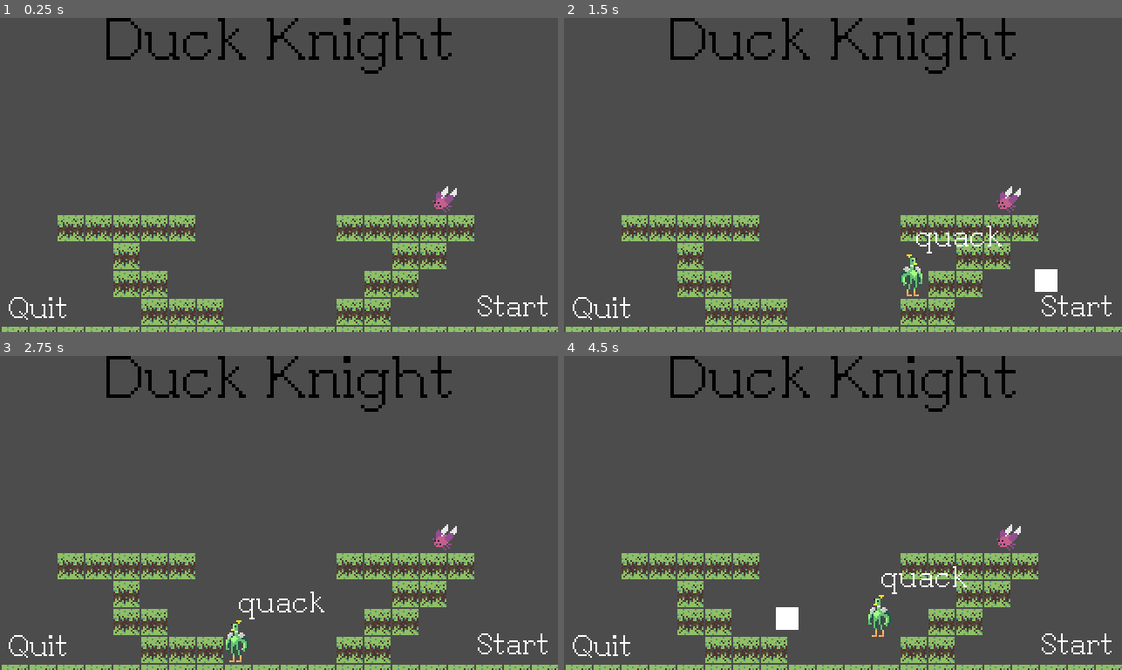
Above: before the commit, frames 1-4 (two rows, left to right).
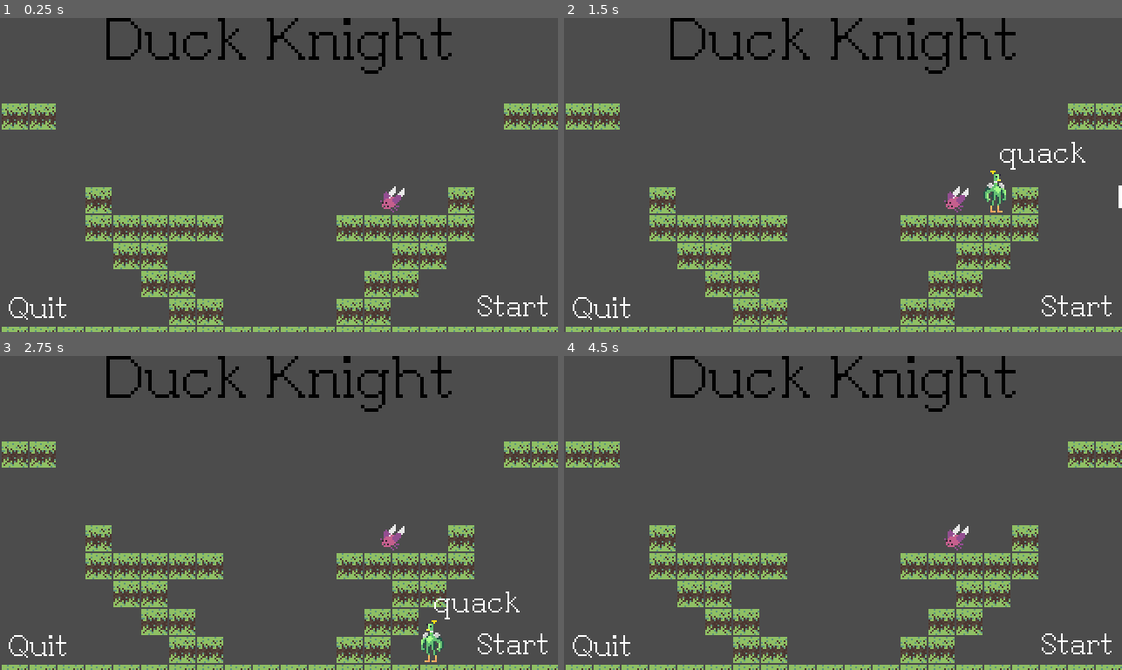
Above: after the commit, the same moments.

Repository: NicholasSurmava/game-jam-entry
Game: Godot game, scene res://src/Core/MainMenu.tscn
Two runs of this game, one before a commit and one after it. Both use one fixed random seed, a clock stepped at 60 frames per second and the inputs below.
Inputs:
- Up to frame 1 (0.25 s): no input
- Up to frame 2 (1.5 s): tap Enter at 0.5 s; hold Right (right) from 0.53 s (still down); tap C (quack) at 0.6 s; tap Z (jump) at 0.77 s; tap X (shoot) at 1.35 s
- Up to frame 3 (2.75 s): tap Z (jump) at 1.52 s; release Right (right) at 2.03 s; hold A (left) from 2.03 s (still down); tap C (quack) at 2.1 s
- Up to frame 4 (4.5 s): release A (left) at 2.78 s; hold Right (right) 2.78-4.28 s; tap X (shoot) at 2.85, 4.35 s; tap Z (jump) at 3.02, 3.77 s; tap C (quack) at 3.6 s; tap R (restart) at 4.15, 4.25 s; hold A (left) from 4.28 s (still down)

The runs differ from the first frame. In frame 1, 4.3% of the frame differs, in the area x 0-100%, y 27-98%; in frame 2, 5.5%; in frame 3, 5.2%; in frame 4, 5.0%.

Commit message:
created goal, flyer enemy, renamed enemy to walker, started animating flyer flying paths

Diff:
--- a/game/src/Components/Actor.gd
+++ b/game/src/Components/Actor.gd
@@ -12,3 +12,8 @@
 
 var velocity = Vector2.ZERO
 var direction:int
+
+
+func _on_Area2D_body_shape_entered(body_id: int, body: Node, body_shape: int, local_shape: int) -> void:
+	if body.name == "Player" and Global.CURRENT_HEALTH > 0 and active == true:
+		Global.CURRENT_HEALTH -= 1
--- a/game/src/Components/Bullet/Bullet.gd
+++ b/game/src/Components/Bullet/Bullet.gd
@@ -13,9 +13,14 @@
 
 func _on_Area2D_body_shape_entered(body_id: int, body: Node, body_shape: int, local_shape: int) -> void:
 	if body.is_in_group('enemy'):
-		Global.SCORE += 5
 		body.queue_free()
 		self.queue_free()
 
+		if body.is_in_group("flyer"):
+			Global.SCORE += 10
+
+		elif body.is_in_group("walker"):
+			Global.SCORE += 5
+
 	if body.name == "World":
 		self.queue_free()
--- /dev/null
+++ b/game/src/Components/Enemy/Flyer/Flyer.tscn
@@ -0,0 +1,65 @@
+[gd_scene load_steps=8 format=2]
+
+[ext_resource path="res://src/Components/Actor.gd" type="Script" id=1]
+[ext_resource path="res://assets/DuckManAssets.png" type="Texture" id=2]
+
+[sub_resource type="Animation" id=1]
+resource_name = "Flying"
+length = 0.6
+loop = true
+tracks/0/type = "value"
+tracks/0/path = NodePath("AnimatedSprite:position")
+tracks/0/interp = 1
+tracks/0/loop_wrap = false
+tracks/0/imported = false
+tracks/0/enabled = true
+tracks/0/keys = {
+"times": PoolRealArray( 0, 0.3, 0.6 ),
+"transitions": PoolRealArray( 1, 1, 1 ),
+"update": 0,
+"values": [ Vector2( 0, 0 ), Vector2( 0, -10 ), Vector2( 0, 0 ) ]
+}
+
+[sub_resource type="AtlasTexture" id=2]
+atlas = ExtResource( 2 )
+region = Rect2( 34, 99, 17, 33 )
+
+[sub_resource type="SpriteFrames" id=3]
+animations = [ {
+"frames": [ SubResource( 2 ) ],
+"loop": true,
+"name": "default",
+"speed": 5.0
+} ]
+
+[sub_resource type="RectangleShape2D" id=4]
+extents = Vector2( 5.63073, 6.68014 )
+
+[sub_resource type="RectangleShape2D" id=5]
+extents = Vector2( 8.02537, 7.95261 )
+
+[node name="Flyer" type="KinematicBody2D" groups=[
+"enemy",
+"flyer",
+]]
+script = ExtResource( 1 )
+
+[node name="AnimationPlayer" type="AnimationPlayer" parent="."]
+autoplay = "Flying"
+anims/Flying = SubResource( 1 )
+
+[node name="AnimatedSprite" type="AnimatedSprite" parent="."]
+position = Vector2( 0, -1.38912 )
+frames = SubResource( 3 )
+
+[node name="CollisionShape2D" type="CollisionShape2D" parent="."]
+position = Vector2( 0.82589, 8.2589 )
+shape = SubResource( 4 )
+
+[node name="Area2D" type="Area2D" parent="."]
+
+[node name="CollisionShape2D" type="CollisionShape2D" parent="Area2D"]
+position = Vector2( 1.40308, 7.15569 )
+shape = SubResource( 5 )
+
+[connection signal="body_shape_entered" from="Area2D" to="." method="_on_Area2D_body_shape_entered"]
--- a/game/src/Components/Enemy/Enemy.tscn
+++ b/game/src/Components/Enemy/Walker/Enemy.tscn
@@ -1,6 +1,6 @@
 [gd_scene load_steps=7 format=2]
 
-[ext_resource path="res://src/Components/Enemy/Enemy.gd" type="Script" id=1]
+[ext_resource path="res://src/Components/Enemy/Walker/Enemy.gd" type="Script" id=1]
 [ext_resource path="res://assets/DuckManAssets.png" type="Texture" id=2]
 
 [sub_resource type="AtlasTexture" id=1]
@@ -16,13 +16,14 @@
 } ]
 
 [sub_resource type="RectangleShape2D" id=3]
-extents = Vector2( 5.00239, 6.29535 )
+extents = Vector2( 4.73722, 5.8757 )
 
 [sub_resource type="RectangleShape2D" id=4]
-extents = Vector2( 5.86145, 5.70787 )
+extents = Vector2( 7.42923, 7.13428 )
 
-[node name="Enemy" type="KinematicBody2D" groups=[
+[node name="Walker" type="KinematicBody2D" groups=[
 "enemy",
+"walker",
 ]]
 script = ExtResource( 1 )
 
@@ -31,7 +32,7 @@
 frames = SubResource( 2 )
 
 [node name="CollisionShape2D" type="CollisionShape2D" parent="."]
-position = Vector2( 9.99364, 12.9286 )
+position = Vector2( 9.74561, 13.3255 )
 shape = SubResource( 3 )
 
 [node name="VisibilityEnabler2D" type="VisibilityEnabler2D" parent="."]
@@ -43,7 +44,7 @@
 [node name="Area2D" type="Area2D" parent="."]
 
 [node name="CollisionShape2D" type="CollisionShape2D" parent="Area2D"]
-position = Vector2( 9.98036, 13.5175 )
+position = Vector2( 11.8158, 12.1285 )
 shape = SubResource( 4 )
 
 [connection signal="body_shape_entered" from="Area2D" to="." method="_on_Area2D_body_shape_entered"]
--- a/game/src/Components/Goal/Goal.gd
+++ b/game/src/Components/Goal/Goal.gd
@@ -1,7 +1,10 @@
 extends Area2D
 
-
+export (String) var switch_to = null
 
 func _on_Goal_body_shape_entered(body_id: int, body: Node, body_shape: int, local_shape: int) -> void:
 	if body.name == "Player":
-		print("Level complete!")
+		if switch_to != null:
+			get_tree().change_scene(switch_to)
+		else:
+			print("No scene to switch to!!!!")
--- a/game/src/Components/Player/Player.tscn
+++ b/game/src/Components/Player/Player.tscn
@@ -27,9 +27,9 @@
 
 [node name="Player" type="KinematicBody2D"]
 script = ExtResource( 1 )
-SPEED = 100
-GRAVITY = 1800
-JUMP_FORCE = -550
+SPEED = 120
+GRAVITY = 1200
+JUMP_FORCE = -450
 
 [node name="ColorRect" type="ColorRect" parent="."]
 visible = false
@@ -63,6 +63,8 @@
 one_shot = true
 
 [node name="Camera2D" type="Camera2D" parent="."]
+process_mode = 0
+limit_smoothed = true
 smoothing_enabled = true
 smoothing_speed = 4.0
 editor_draw_limits = true
--- a/game/src/Core/Levels/Level1/Level1.tscn
+++ b/game/src/Core/Levels/Level1/Level1.tscn
@@ -4,7 +4,7 @@
 [ext_resource path="res://src/Components/Player/Player.tscn" type="PackedScene" id=2]
 [ext_resource path="res://src/Core/Levels/Level_Base.gd" type="Script" id=3]
 [ext_resource path="res://src/Components/UI/UI.tscn" type="PackedScene" id=4]
-[ext_resource path="res://src/Components/Enemy/Enemy.tscn" type="PackedScene" id=5]
+[ext_resource path="res://src/Components/Enemy/Walker/Enemy.tscn" type="PackedScene" id=5]
 [ext_resource path="res://src/Components/Goal/Goal.tscn" type="PackedScene" id=6]
 
 [node name="Level1" type="Node"]
@@ -26,104 +26,105 @@
 
 [node name="Enemies" type="Node" parent="."]
 
-[node name="Enemy" parent="Enemies" instance=ExtResource( 5 )]
+[node name="Walker" parent="Enemies" instance=ExtResource( 5 )]
 position = Vector2( 732.723, 252.15 )
 collision_mask = 9
 SPEED = 100
 
-[node name="Enemy6" parent="Enemies" instance=ExtResource( 5 )]
+[node name="Walker6" parent="Enemies" instance=ExtResource( 5 )]
 position = Vector2( 544.828, 177.23 )
 collision_mask = 9
 SPEED = 100
 
-[node name="Enemy10" parent="Enemies" instance=ExtResource( 5 )]
+[node name="Walker10" parent="Enemies" instance=ExtResource( 5 )]
 position = Vector2( 660.086, 176.169 )
 collision_mask = 9
 SPEED = 100
 
-[node name="Enemy11" parent="Enemies" instance=ExtResource( 5 )]
+[node name="Walker11" parent="Enemies" instance=ExtResource( 5 )]
 position = Vector2( 741.757, 117.126 )
 collision_mask = 9
 SPEED = 100
 
-[node name="Enemy12" parent="Enemies" instance=ExtResource( 5 )]
+[node name="Walker12" parent="Enemies" instance=ExtResource( 5 )]
 position = Vector2( 1177.69, 119.954 )
 collision_mask = 9
 SPEED = 100
 
-[node name="Enemy13" parent="Enemies" instance=ExtResource( 5 )]
+[node name="Walker13" parent="Enemies" instance=ExtResource( 5 )]
 position = Vector2( 1463.92, 197.965 )
 collision_mask = 9
 SPEED = 100
 
-[node name="Enemy14" parent="Enemies" instance=ExtResource( 5 )]
+[node name="Walker14" parent="Enemies" instance=ExtResource( 5 )]
 position = Vector2( 1908.16, 613.746 )
 collision_mask = 9
 SPEED = 100
 
-[node name="Enemy15" parent="Enemies" instance=ExtResource( 5 )]
+[node name="Walker15" parent="Enemies" instance=ExtResource( 5 )]
 position = Vector2( 2051.25, 486.39 )
 collision_mask = 9
 SPEED = 100
 
-[node name="Enemy16" parent="Enemies" instance=ExtResource( 5 )]
+[node name="Walker16" parent="Enemies" instance=ExtResource( 5 )]
 position = Vector2( 2120.92, 359.783 )
 collision_mask = 9
 SPEED = 100
 
-[node name="Enemy17" parent="Enemies" instance=ExtResource( 5 )]
+[node name="Walker17" parent="Enemies" instance=ExtResource( 5 )]
 position = Vector2( 2625.1, 366.525 )
 collision_mask = 9
 SPEED = 100
 
-[node name="Enemy18" parent="Enemies" instance=ExtResource( 5 )]
+[node name="Walker18" parent="Enemies" instance=ExtResource( 5 )]
 position = Vector2( 2896.3, 370.271 )
 collision_mask = 9
 SPEED = 100
 
-[node name="Enemy19" parent="Enemies" instance=ExtResource( 5 )]
+[node name="Walker19" parent="Enemies" instance=ExtResource( 5 )]
 position = Vector2( 3014.66, 365.027 )
 collision_mask = 9
 SPEED = 100
 
-[node name="Enemy20" parent="Enemies" instance=ExtResource( 5 )]
+[node name="Walker20" parent="Enemies" instance=ExtResource( 5 )]
 position = Vector2( 2974.21, 363.528 )
 collision_mask = 9
 SPEED = 100
 
-[node name="Enemy7" parent="Enemies" instance=ExtResource( 5 )]
+[node name="Walker7" parent="Enemies" instance=ExtResource( 5 )]
 position = Vector2( 377.15, 277.123 )
 collision_mask = 9
 SPEED = 100
 
-[node name="Enemy2" parent="Enemies" instance=ExtResource( 5 )]
+[node name="Walker2" parent="Enemies" instance=ExtResource( 5 )]
 position = Vector2( 1299.57, 227.455 )
 collision_mask = 9
 SPEED = 100
 
-[node name="Enemy4" parent="Enemies" instance=ExtResource( 5 )]
+[node name="Walker4" parent="Enemies" instance=ExtResource( 5 )]
 position = Vector2( 1562.22, 193.782 )
 collision_mask = 9
 SPEED = 100
 
-[node name="Enemy3" parent="Enemies" instance=ExtResource( 5 )]
+[node name="Walker3" parent="Enemies" instance=ExtResource( 5 )]
 position = Vector2( 1763.14, 355.416 )
 collision_mask = 9
 SPEED = 100
 
-[node name="Enemy5" parent="Enemies" instance=ExtResource( 5 )]
+[node name="Walker5" parent="Enemies" instance=ExtResource( 5 )]
 position = Vector2( 1940.49, 224.088 )
 collision_mask = 9
 SPEED = 100
 
-[node name="Enemy8" parent="Enemies" instance=ExtResource( 5 )]
+[node name="Walker8" parent="Enemies" instance=ExtResource( 5 )]
 position = Vector2( 2584.31, 372.759 )
 collision_mask = 9
 SPEED = 100
 
-[node name="Enemy9" parent="Enemies" instance=ExtResource( 5 )]
+[node name="Walker9" parent="Enemies" instance=ExtResource( 5 )]
 position = Vector2( 2935.83, 371.499 )
 collision_mask = 9
 SPEED = 100
 
 [node name="Goal" parent="." instance=ExtResource( 6 )]
+switch_to = "res://src/Core/Levels/Level2/Level2.tscn"
--- a/game/src/Core/Levels/Level2/Level2.tscn
+++ b/game/src/Core/Levels/Level2/Level2.tscn
@@ -1,8 +1,35 @@
-[gd_scene load_steps=4 format=2]
+[gd_scene load_steps=7 format=2]
 
 [ext_resource path="res://src/Core/Levels/Level_Base.gd" type="Script" id=1]
 [ext_resource path="res://src/Components/Player/Player.tscn" type="PackedScene" id=2]
 [ext_resource path="res://src/utils/TileMap.tres" type="TileSet" id=3]
+[ext_resource path="res://src/Components/Enemy/Flyer/Flyer.tscn" type="PackedScene" id=4]
+[ext_resource path="res://src/Components/UI/UI.tscn" type="PackedScene" id=5]
+
+[sub_resource type="Animation" id=1]
+resource_name = "flyer"
+length = 3.5
+loop = true
+tracks/0/type = "bezier"
+tracks/0/path = NodePath("Flyer3:position:x")
+tracks/0/interp = 1
+tracks/0/loop_wrap = true
+tracks/0/imported = false
+tracks/0/enabled = true
+tracks/0/keys = {
+"points": PoolRealArray( 141.482, -0.25, 0, 0.25, 0, 83.4597, -0.25, 0, 0.25, 0, 104.482, -0.25, 0, 0.25, 0, 160.822, -0.25, 0, 0.25, 0, 188.151, -0.25, 0, 0.25, 0, 248.696, -0.25, 0, 0.25, 0, 183.947, -0.25, 0, 0.25, 0, 122.982, -0.25, 0, 0.25, 0 ),
+"times": PoolRealArray( 0, 0.5, 1, 1.5, 2, 2.5, 3, 3.5 )
+}
+tracks/1/type = "bezier"
+tracks/1/path = NodePath("Flyer3:position:y")
+tracks/1/interp = 1
+tracks/1/loop_wrap = true
+tracks/1/imported = false
+tracks/1/enabled = true
+tracks/1/keys = {
+"points": PoolRealArray( 97.8594, -0.25, 0, 0.25, 0, 106.689, -0.25, 0, 0.25, 0, 75.9961, -0.25, 0, 0.25, 0, 67.1667, -0.25, 0, 0.25, 0, 92.814, -0.25, 0, 0.25, 0, 57.4964, -0.25, 0, 0.25, 0, 35.6331, -0.25, 0, 0.25, 0, 56.235, -0.25, 0, 0.25, 0 ),
+"times": PoolRealArray( 0, 0.5, 1, 1.5, 2, 2.5, 3, 3.5 )
+}
 
 [node name="Level2" type="Node"]
 script = ExtResource( 1 )
@@ -11,7 +38,22 @@
 tile_set = ExtResource( 3 )
 cell_size = Vector2( 16, 16 )
 format = 1
-tile_data = PoolIntArray( 720896, 0, 0, 720897, 0, 0, 720898, 0, 0 …(240 unchanged characters)…
+tile_data = PoolIntArray( 524296, 1, 0, 524299, 1, 0, 720896, 0, 0, 720897, 0, 0, 720898, 0, 0 …(240 unchanged characters)…
 
 [node name="Player" parent="." instance=ExtResource( 2 )]
 position = Vector2( 22.0708, -40.2179 )
+
+[node name="Flyer" parent="." instance=ExtResource( 4 )]
+position = Vector2( 264.285, 143.469 )
+
+[node name="Flyer2" parent="." instance=ExtResource( 4 )]
+position = Vector2( 236.285, 108.469 )
+
+[node name="Flyer3" parent="." instance=ExtResource( 4 )]
+position = Vector2( 248.691, 57.4946 )
+
+[node name="UI" parent="." instance=ExtResource( 5 )]
+
+[node name="AnimationPlayer" type="AnimationPlayer" parent="."]
+autoplay = "flyer"
+anims/flyer = SubResource( 1 )
--- a/game/src/Core/MainMenu.tscn
+++ b/game/src/Core/MainMenu.tscn
@@ -3,7 +3,7 @@
 [ext_resource path="res://src/Components/Player/Player.tscn" type="PackedScene" id=1]
 [ext_resource path="res://assets/fonts/RaccoonSerifText.ttf" type="DynamicFontData" id=2]
 [ext_resource path="res://src/utils/TileMap.tres" type="TileSet" id=3]
-[ext_resource path="res://src/Components/Enemy/Enemy.tscn" type="PackedScene" id=4]
+[ext_resource path="res://src/Components/Enemy/Walker/Enemy.tscn" type="PackedScene" id=4]
 
 [sub_resource type="DynamicFont" id=1]
 size = 32
@@ -30,7 +30,7 @@
 tile_set = ExtResource( 3 )
 cell_size = Vector2( 16, 16 )
 format = 1
-tile_data = PoolIntArray( 458754, 0, 0, 458755, 0, 0, 458756, 0, 0, 458757, 0, 0, 458758, 0, 0, 458764, 0, 0, 458765, 0, 0, 458766, 0, 0, 458767, 0, 0, 458768, 0, 0, 524292, 0, 0, 524302, 0, 0, 524303, 0, 0, 589828, 0, 0, 589829, 0, 0, 589837, 0, 0, 589838, 0, 0, 655365, 0, 0, 655366, 0, 0, 655367, 0, 0, 6553 …(542 unchanged characters)…
+tile_data = PoolIntArray( 196608, 0, 0, 196609, 0, 0, 196626, 0, 0, 196627, 0, 0, 393219, 0, 0, 393232, 0, 0, 458755, 0, 0, 458756, 0, 0, 458757, 0, 0, 458758, 0, 0, 458759, 0, 0, 458764, 0, 0, 458765, 0, 0, 458766, 0, 0, 458767, 0, 0, 458768, 0, 0, 524292, 0, 0, 524293, 0, 0, 524302, 0, 0, 524303, 0, 0, 589829, 0, 0, 589830, 0, 0, 589837, 0, 0, 589838, 0, 0, 655366, 0, 0, 655367, 0, 0, 6553 …(542 unchanged characters)…
 
 [node name="GameTitle" type="Label" parent="."]
 anchor_right = 1.0
@@ -126,7 +126,7 @@
 position = Vector2( 160.169, -281.265 )
 
 [node name="Enemy" parent="." instance=ExtResource( 4 )]
-position = Vector2( 244.018, 59.164 )
+position = Vector2( 214.32, 92.7516 )
 movement = false
 active = false
 SPEED = 250
--- a/game/src/utils/TileMap.tres
+++ b/game/src/utils/TileMap.tres
@@ -6,7 +6,7 @@
 points = PoolVector2Array( 0, 0, 16, 0, 16, 16, 0, 16 )
 
 [sub_resource type="ConvexPolygonShape2D" id=2]
-points = PoolVector2Array( 20, 16, 11, 15, 3, 2, 29, 0 )
+points = PoolVector2Array( 0, 0, 0, 0, 32, 0, 32, 0, 15.9103, 18.2516 )
 
 [resource]
 0/name = "DuckManAssets.png 0"
Renamed: game/src/Components/Enemy/Enemy.gd -> game/src/Components/Enemy/Walker/Enemy.gd
